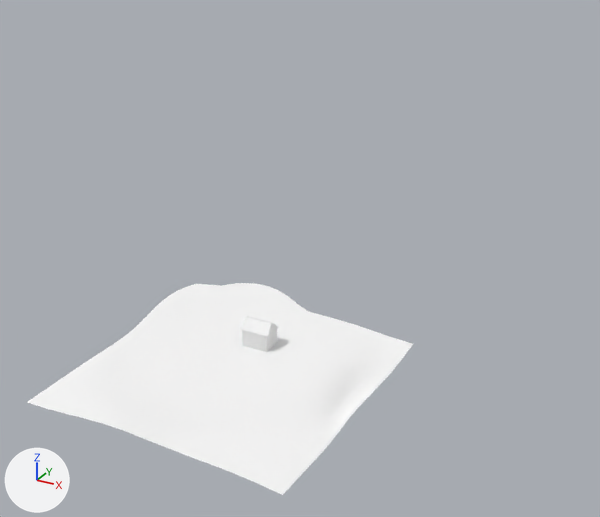
Renders of the glTF model static/scene.glb from each side of a commit.
Camera for both pictures: a 50 mm lens placed at (42.2, -61.9, 41.5), pointed at (0.0, 14.9, 3.1). The lights are fixed; the arrows at lower left show +X, +Y and +Z. Where no turn or scale is listed for an object, it has been applied to the vertices. Vertices at the same position are counted once.

The older version as bpy lines, for what is in view:
```python
me_cube = bpy.data.meshes.new('Cube')
me_cube.from_pydata(...)  # 16 vertices, 28 faces; spans x -1.98..1.15, y -1.07..1.07, z -0.82..2.0
me_cube.materials.append(mat_material)  # white #e7e7e7
me_plane = bpy.data.meshes.new('Plane')
me_plane.from_pydata(...)  # 1089 vertices, 2048 faces; spans x -15.1..15.0, y -15.1..15.5, z 0.0..4.3
me_plane.materials.append(mat_defaultmaterial)
ob_hill = bpy.data.objects.new('Hill', me_plane)
ob_hill.location = (0.0, 0.0, -4.0)
ob_house = bpy.data.objects.new('House', me_cube)
ob_house.location = (4.0, 0.0, 1.0)
```
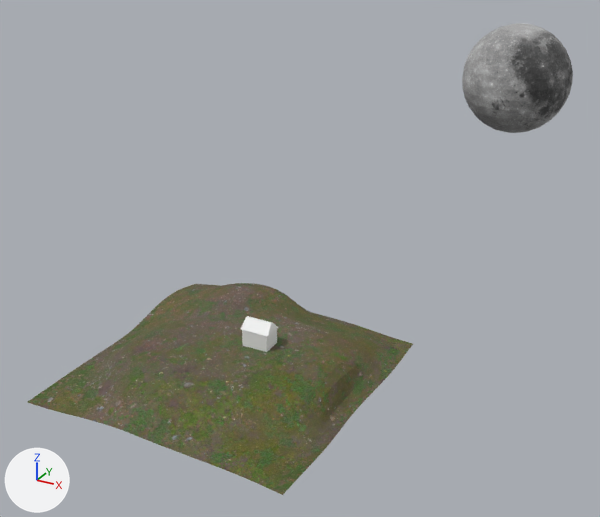
The change, as a diff of the scene's bpy script:
```diff
--- a/static/scene.glb.py
+++ b/static/scene.glb.py
@@ img_groundforest003_col_var2_1k @@
+img_groundforest003_col_var2_1k = load_image('GroundForest003_COL_VAR2_1K', '_unpacked/GroundForest003_COL_VAR2_1K', 1024, 1024, 'sRGB')
@@ img_groundforest003_nrm_1k @@
+img_groundforest003_nrm_1k = load_image('GroundForest003_NRM_1K', '_unpacked/GroundForest003_NRM_1K', 1024, 1024, 'Non-Color')
@@ img_moon_texture @@
+img_moon_texture = load_image('moon-texture', '_unpacked/moon-texture', 512, 256, 'sRGB')
@@ mat_grass @@
+mat_grass = bpy.data.materials.new('Grass')
+# uses the picture img_groundforest003_col_var2_1k
+# uses the picture img_groundforest003_nrm_1k
@@ mat_moon @@
+mat_moon = principled_material('moon')
+mat_moon.texture = img_moon_texture
+mat_moon.roughness = 1.0
@@ me_plane @@
 me_plane.from_pydata(...)  # 1089 vertices, 2048 faces; spans x -15.1..15.0, y -15.1..15.5, z 0.0..4.3
 # used by ob_hill; location = (0.0, 0.0, -4.0)
-me_plane.materials.append(mat_defaultmaterial)
+# me_plane part 1: all 2 faces centred in x 0.6..0.9, y -12.0..-11.7, z 2.6..2.8 are now shaded flat
+me_plane.materials.append(mat_grass)
@@ me_sphere @@
+me_sphere.from_pydata(...)  # a UV sphere (32 segments, 16 rings, poles along z) spanning x -7.1..7.1, y -7.1..7.1, z -7.1..7.1
+me_sphere.materials.append(mat_moon)  # picture img_moon_texture
@@ ob_moon @@
+ob_moon = bpy.data.objects.new('Moon', me_sphere)
+ob_moon.location = (14.0, 49.0, 19.0)
```

What differs and where, as boxes (x1, y1, x2, y2) in the pictures (600 x 517 px):
'Hill', recoloured, shading changed
    both: (28, 283, 413, 495)
'Moon', added
    after: (462, 23, 573, 133)
part 1 of me_plane, shading changed
    both: (159, 402, 172, 414)
